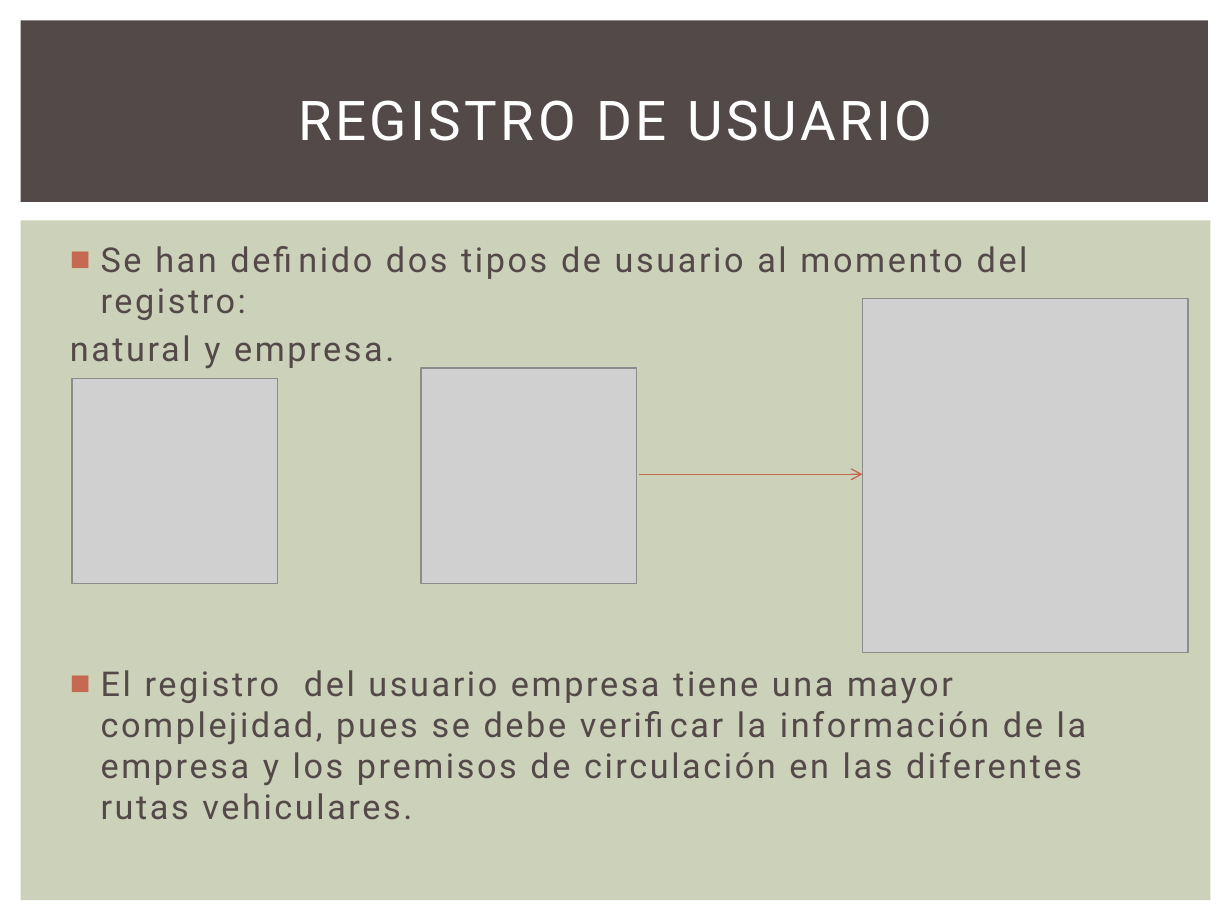
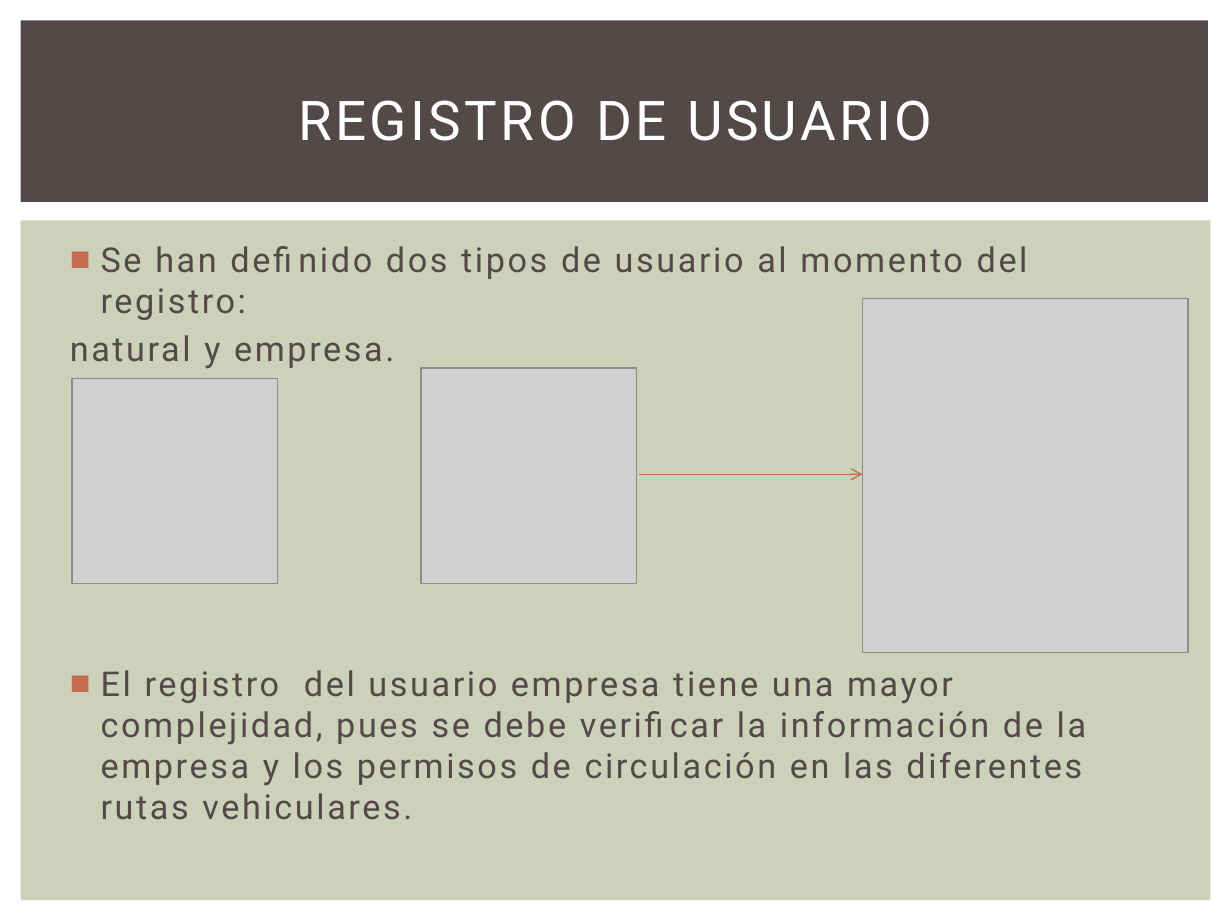
Before and after one commit to GesekCore/Arquitectura-de-Software-2015-01, a slide deck: slide 3 of TB-02 PPT.pptx. Drawn at 1232x924 pixels with LibreOffice and Linux fonts; fonts in the diff are those of the drawing; grey boxes stand for pictures. Boxes give left, top, right and bottom in pixels: in the first picture for what was removed or moved away, otherwise in the second. Text is boxed around its words. In the diff, an @@ line names an element or a change of style, - is before the commit and + after.

Commit message:
Ppts corregidas

```diff
--- a/TB-02 PPT.pptx
+++ b/TB-02 PPT.pptx
@@ text at (101,670,1086,820): text changed @@
-■ El registro del usuario empresa tiene una mayor complejidad, pues se debe verificar la información de la empresa y los premisos de circulación en las diferentes rutas vehiculares.
+■ El registro del usuario empresa tiene una mayor complejidad, pues se debe verificar la información de la empresa y los permisos de circulación en las diferentes rutas vehiculares.
```
